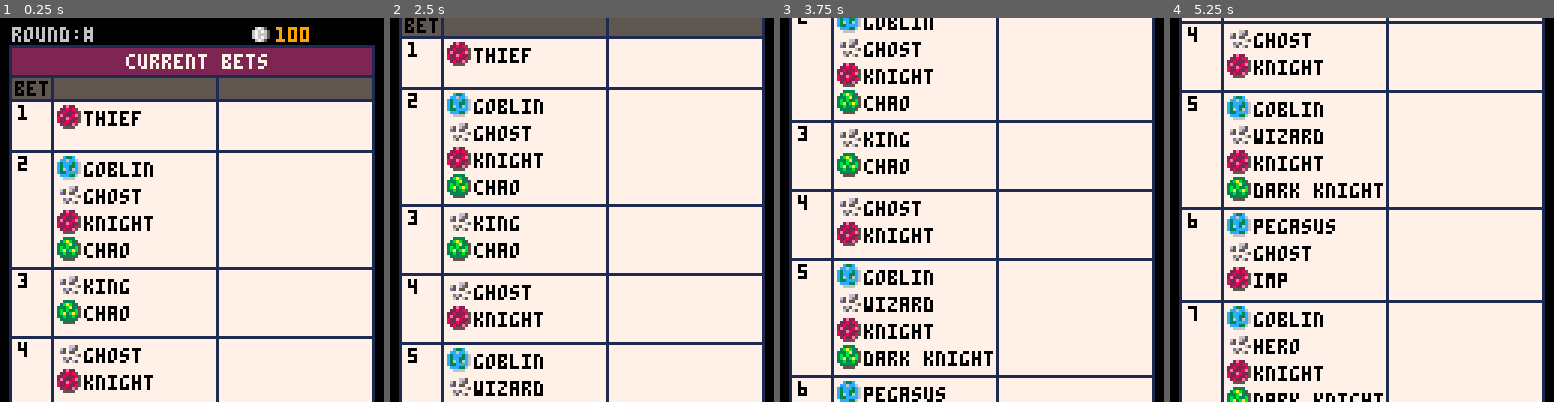
Above: before the commit, frames 1-4 (left to right).
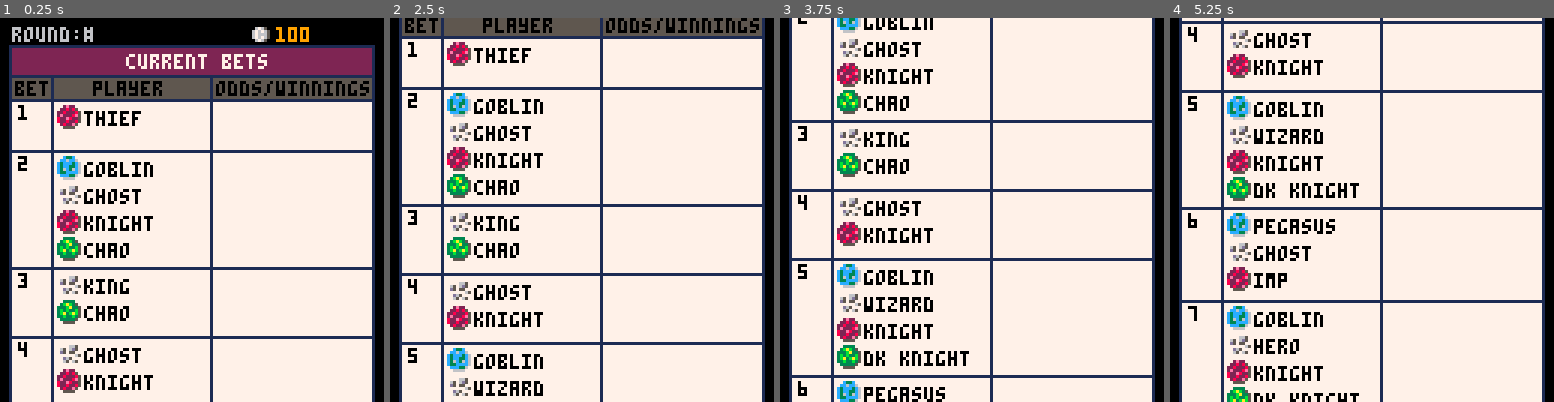
Above: after the commit, the same moments.

Repository: suspicious-smoke/club-bets-pico8
Game: PICO-8 cartridge club-bets.p8
Two runs of this game, one before a commit and one after it. Both use one fixed random seed, a clock stepped at 60 frames per second and the inputs below.
Inputs:
- Up to frame 1 (0.25 s): no input
- Up to frame 2 (2.5 s): tap O (Z key) at 0.33, 0.7, 1.43, 2.22 s; tap X (X key) at 1.07, 2.07, 2.4 s; hold Left 1.97-2.37 s; hold Down from 2.42 s (still down)
- Up to frame 3 (3.75 s): tap X (X key) every 0.33 s from 2.73 to 3.73 s; release Down at 2.82 s; hold Right 2.87-3.53 s; tap O (Z key) at 3.1 s; hold Up from 3.58 s (still down)
- Up to frame 4 (5.25 s): tap O (Z key) at 3.98, 4.87 s; tap X (X key) every 0.33 s from 4.07 to 5.07 s; release Up at 4.08 s; hold Right 4.13-4.53 s; hold Down 4.58-5.08 s; hold Left from 5.13 s (still down)

The runs differ from the first frame. In frame 1, 2.4% of the frame differs, in the area x 24-97%, y 15-100%; in frame 2, 2.6%, in the area x 24-97%, y 0-100%; in frame 3, 2.0%; in frame 4, 2.2%.

Commit message:
work on confirm page

Diff:
--- a/club-bets.p8
+++ b/club-bets.p8
@@ -28,7 +28,7 @@
 		--{name,abreiv,strength,{categories}}
 		{"slime","slm",10},
 		{"knight","knt",11},
-		{"dark knight","dkt",12},
+		{"dk knight","dkt",12},
 		{"dragon","dgn",13},
 		{"pegasus","pgs",14},
 		{"demon","dmn",15},
@@ -319,7 +319,9 @@
 
 	print("bet",5,21-scroller,0)
 	line(17,20-scroller,17,max_scroll+107-scroller,1)--bet/player v-line
-	line(72,20-scroller,72,max_scroll+107-scroller,1)--end plyr line
+	print("player",31,21-scroller,0)
+	line(70,20-scroller,70,max_scroll+107-scroller,1)--end plyr line
+	print("odds/winnings",72,21-scroller,0)
 	--selection area
 	bet_count=0
 	p_count=1
